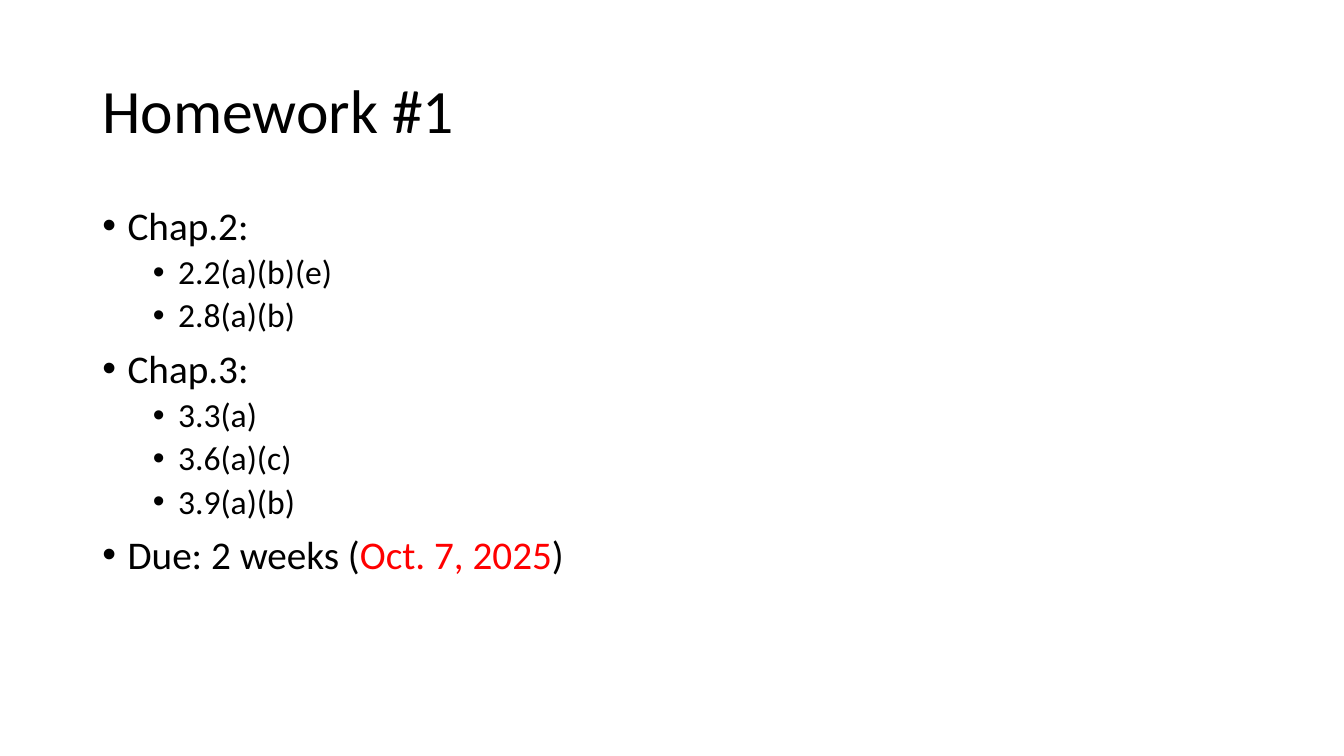
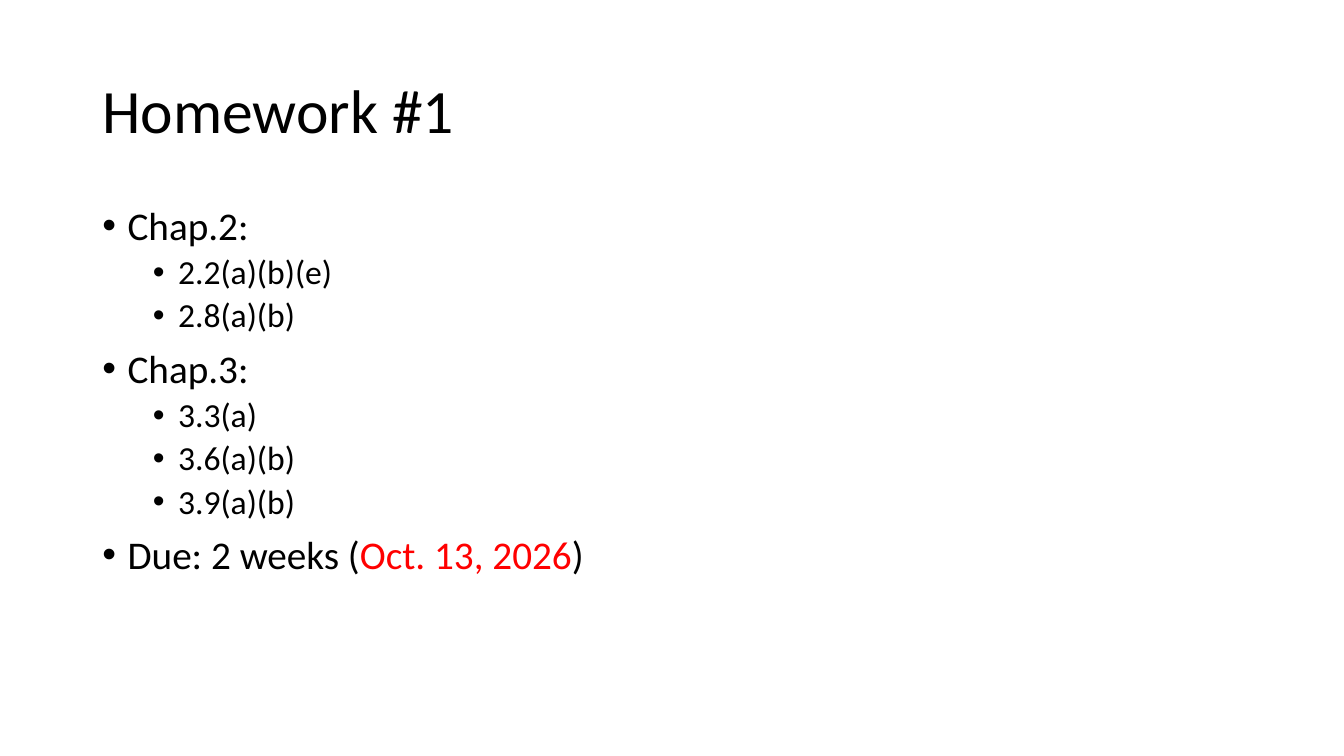
Before and after one commit to chriswjh/chriswjh.github.io, a slide deck: slide 2 of BDA_IFM/HW1.pptx. Drawn at 1344x756 pixels with LibreOffice and Linux fonts; fonts in the diff are those of the drawing. Boxes give left, top, right and bottom in pixels: in the first picture for what was removed or moved away, otherwise in the second. Text is boxed around its words. In the diff, an @@ line names an element or a change of style, - is before the commit and + after.

```diff
--- a/BDA_IFM/HW1.pptx
+++ b/BDA_IFM/HW1.pptx
@@ text at [178, 445, 295, 475]: text changed @@
-  • 3.6(a)(c)
+  • 3.6(a)(b)
@@ text at [128, 540, 583, 575]: text changed @@
-• Due: 2 weeks (Oct. 7, 2025)
+• Due: 2 weeks (Oct. 13, 2026)
```
Also in this commit, not shown: 2 other slides changed.
